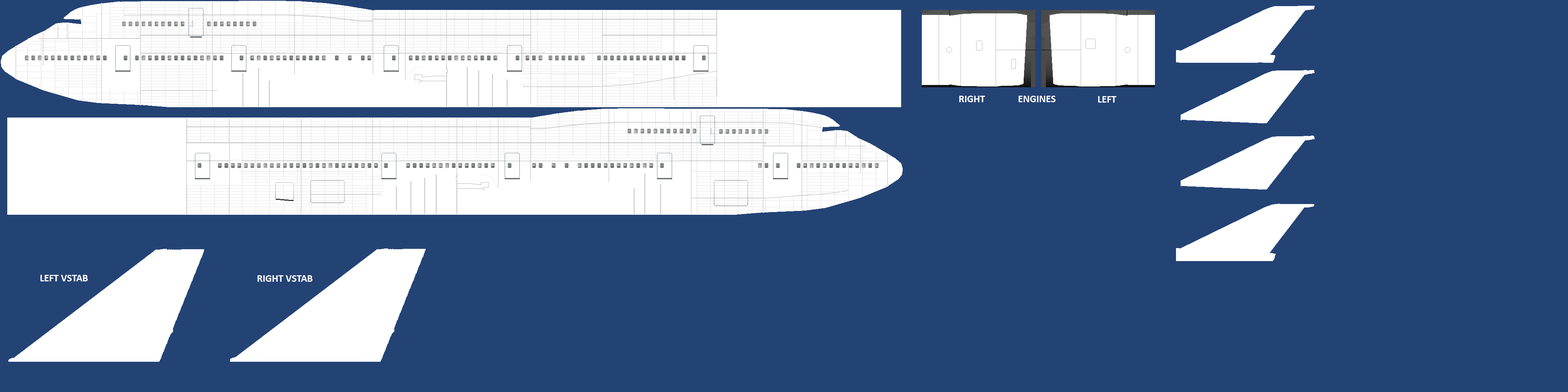
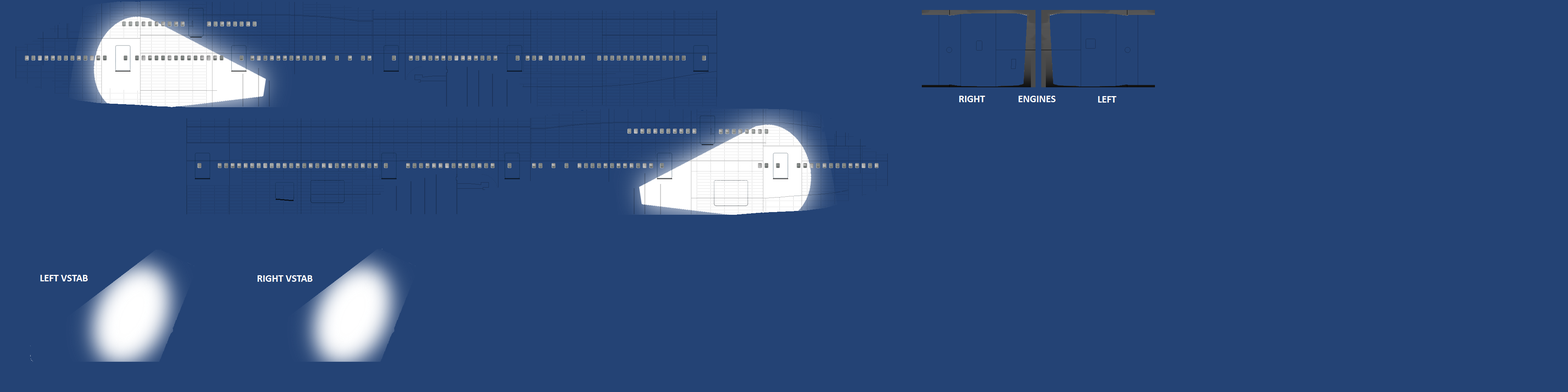
Two versions of the same layered image (1568px x 392px). Layer-by-layer changes:
added layer "lights" over [0, 0, 1315, 362]
